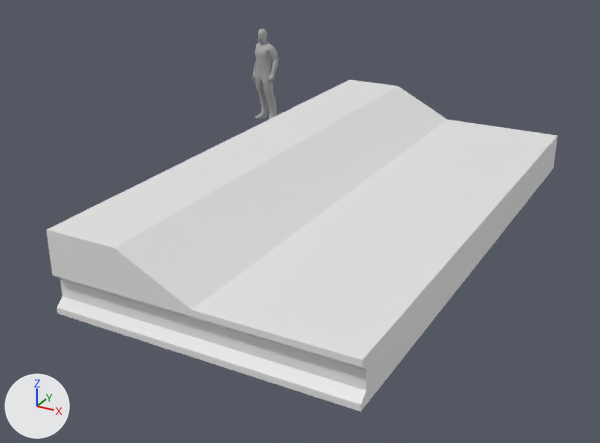
What one commit did to the Blender file Scene/ModularPieces.blend.
One viewpoint serves both versions: a camera (50 mm lens) standing at (6.74, -14.23, 5.02) and looking at (1.19, -4.14, -0.02). Arrows for +X, +Y and +Z are at lower left; the lights stay in place.

Objects in the first picture: 'Floor_02_BlockOut', 'ScaleRef'.
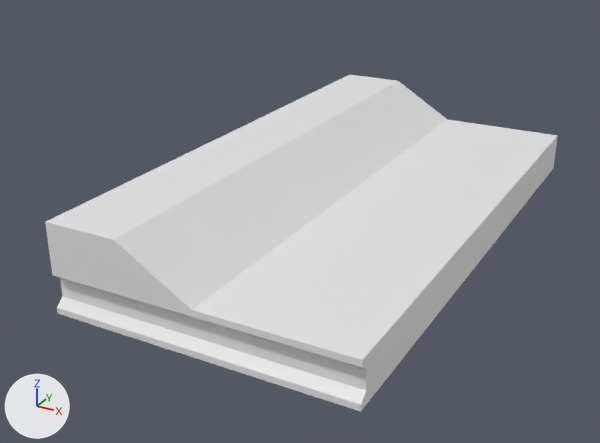
Commit message: Adjust some of the pieces

The change, as JSON lines over the scene's bpy script:
```json
{"block": "me_cube_004", "where": "me_cube_004.from_pydata(...)  # 60 vertices, 58 faces; spans x 0.0..4.0, y -8.0..0.0, z 0.0..1.1"}
{"block": "me_cube_004", "where": "# used by ob_floor_02_blockout; location = (0.0, 0.0, 0.0)"}
{"block": "me_cube_004", "where": "# before: 1 (0.0, -8.0, 1.1) at pixel (46, 229), 3 (0.0, 0.0, 1.1) at pixel (349, 79), 27 (1.0, 0.0, 1.1) at pixel (397, 85), 35 (1.0, -8.0, 1.1) at pixel (114, 247)"}
{"block": "me_cube_004", "change": "me_cube_004 part 1"}
{"op": "add", "block": "me_cube_004", "code": "for i in [1, 3, 27, 35]: me_cube_004.vertices[i].co += Vector((0.0, 0.0, 0.1))"}
{"op": "add", "block": "ob_scaleref", "code": "ob_scaleref.hide_set(True)  # its collection is switched off"}
```

Location of each change, (x1, y1, x2, y2) in pixels of the pictures (600 x 443 px; the box of a moved part takes in the faces that stretch with it):
```json
{"object": "Floor_02_BlockOut", "change": "reshaped", "before": [46, 80, 558, 412], "after": [45, 75, 558, 412]}
{"object": "ScaleRef", "change": "hidden", "before": [252, 29, 278, 120]}
{"part": 1, "of": "me_cube_004", "change": "moved or reshaped", "before": [46, 80, 447, 317], "after": [45, 75, 447, 317]}
```
